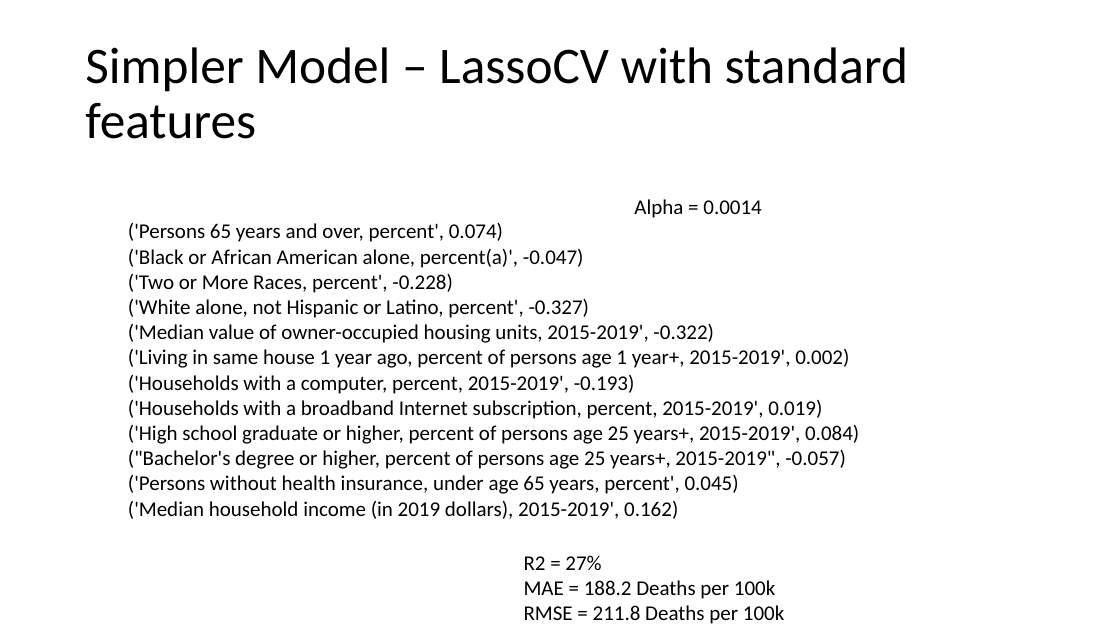
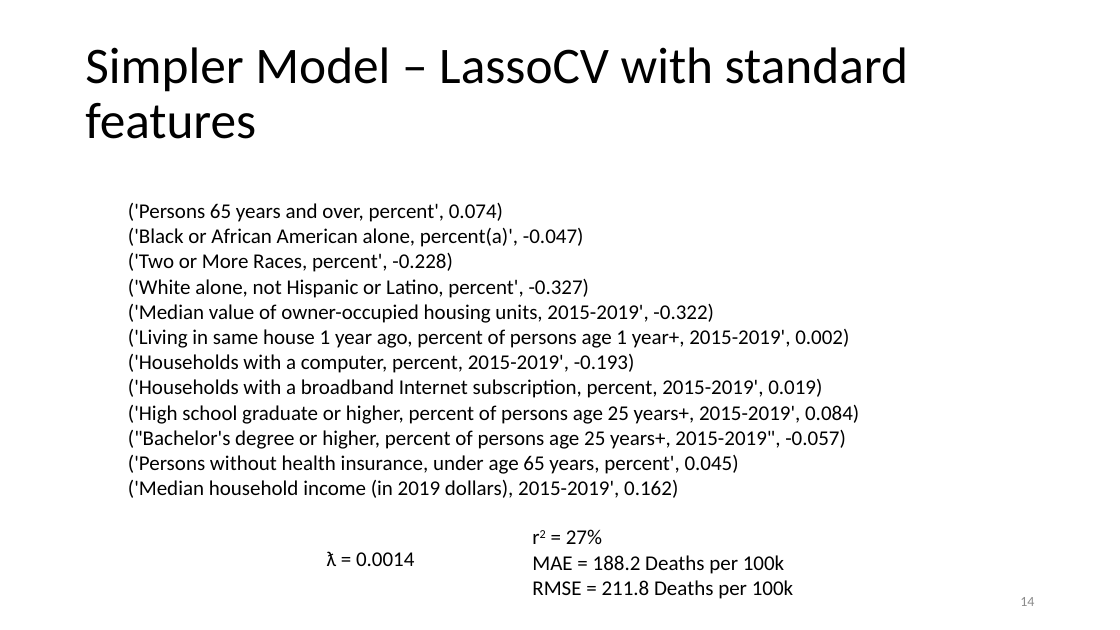
Before and after one commit to nkinnaird/CountyCovidIndexing, a slide deck: slide 14 of Presentation/CovidProjectPresentation.pptx (slide 18 before the commit). Drawn at 1120x630 pixels with LibreOffice and Linux fonts; fonts in the diff are those of the drawing. Boxes give left, top, right and bottom in pixels: in the first picture for what was removed or moved away, otherwise in the second. Text is boxed around its words. In the diff, an @@ line names an element or a change of style, - is before the commit and + after.

```diff
--- a/Presentation/CovidProjectPresentation.pptx
+++ b/Presentation/CovidProjectPresentation.pptx
@@ text "('Persons 65 years and over, ...": place and size @@
-text "('Persons 65 years and over, ..." at <box>128,223,859,519</box>
+text "('Persons 65 years and over, ..." at <box>128,203,859,498</box>
@@ text "r2 = 27%": place and size @@
-text "r2 = 27%" at <box>524,555,784,624</box>
+text "r2 = 27%" at <box>532,529,793,599</box>
@@ text at <box>566,529,602,544</box>: text changed @@
-R2 = 27%
+r2 = 27%
@@ text at <box>326,551,414,566</box>: text changed @@
-Alpha = 0.0014
+ƛ = 0.0014
@@ page number added at <box>1020,597,1034,606</box>, 12 pt, text #8C8C8C @@
+14
```
Also in this commit, not shown: 15 other slides changed, 4 slides added, 3 slides removed, 6 other files.
